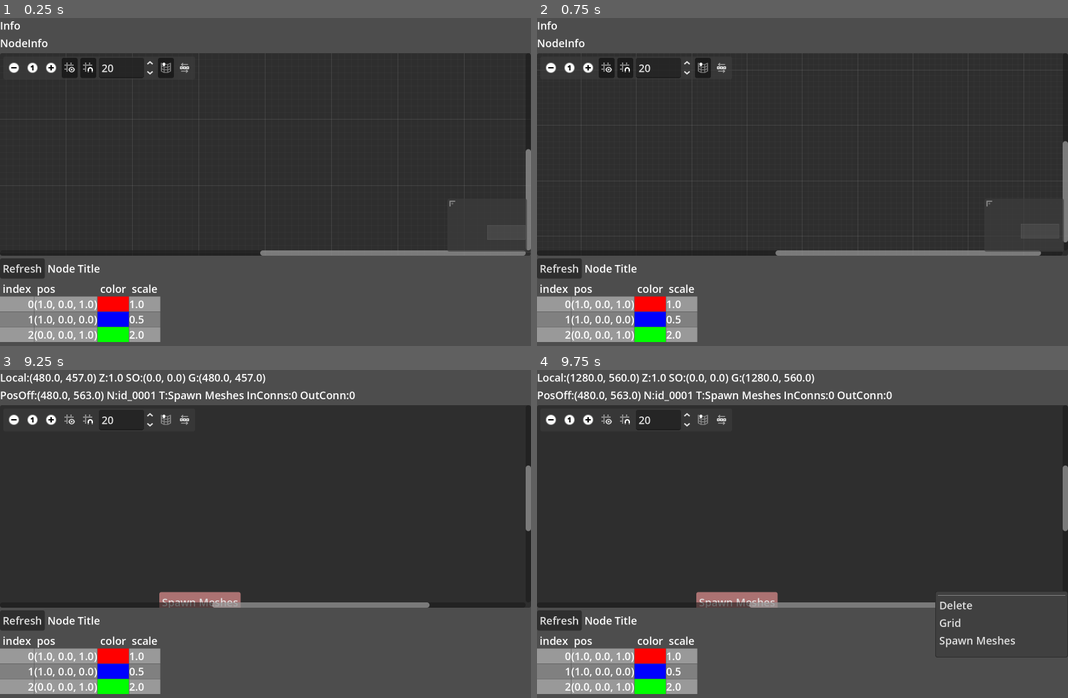
Above: before the commit, frames 1-4 (two rows, left to right).
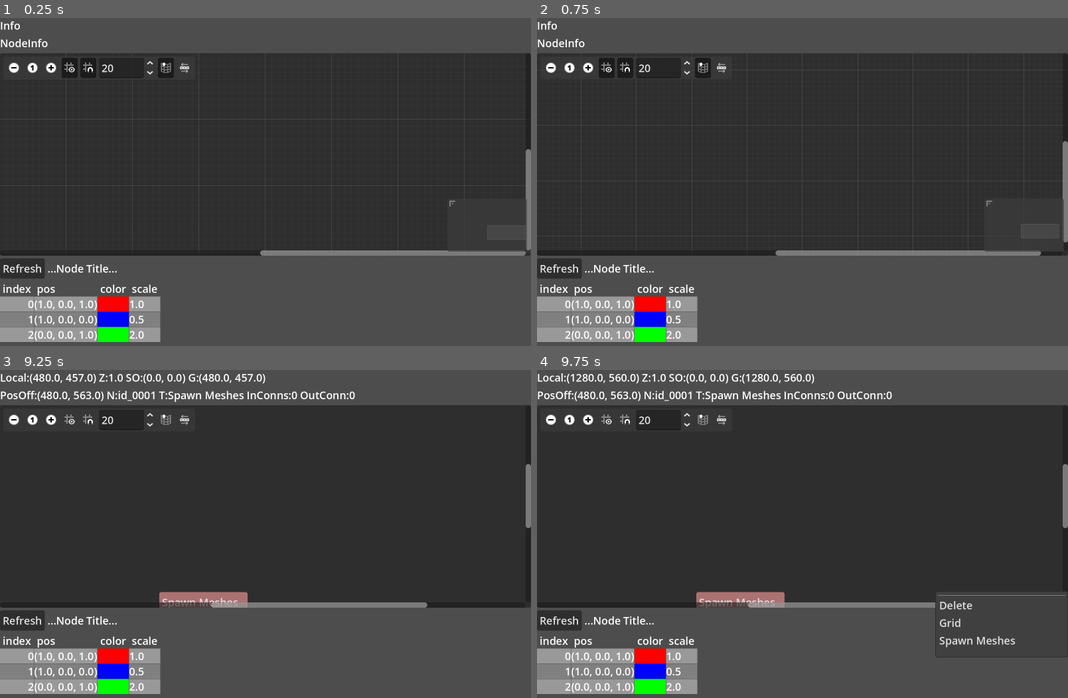
Above: after the commit, the same moments.

Repository: yabadabu/godot_flow
Game: Godot game, scene res://flow_root.tscn
Same seed, same stepped clock (60 frames per second), same inputs: the game is played once before the commit and once after it.
Inputs (mouse positions are in pixels of both pictures, inside the frame that each line leads up to):
- Up to frame 1 (0.25 s): no input
- Up to frame 2 (0.75 s): click (552, 67) at 0.5 s
- Up to frame 3 (9.25 s): click (53, 419) at 1.25 s; click (69, 419) at 2 s; click (90, 419) at 2.75 s; click (164, 419) at 3.5 s; click (185, 419) at 4.25 s; click "Refresh" at 5 s; click (31, 419) at 5.75 s; tap Enter at 6.5, 8 s; move the mouse to (382, 524) at 6.52 s; hold D 6.53-7.28 s; tap X at 6.6, 8.85 s; click (382, 524) at 6.67 s; tap Space at 7.25, 8.75 s; move the mouse to (159, 556) at 7.27 s; hold A 7.28-8.03 s; tap C at 7.35 s; move the mouse to (318, 465) at 8.02 s; hold D from 8.03 s (still down); tap E at 8.1 s; move the mouse to (238, 609) at 8.77 s; click (238, 609) at 8.92 s
- Up to frame 4 (9.75 s): tap Enter at 9.5 s; move the mouse to (961, 589) at 9.52 s; release D at 9.53 s; hold A from 9.53 s (still down); tap C at 9.6 s

The runs differ from the first frame. In frame 1, 0.2% of the frame differs, in the area x 9-22%, y 75-78%; in frame 2, 0.2%; in frame 3, 0.3%, in the area x 9-100%, y 28-78%; in frame 4, 0.3%.

Commit message:
create connectors from meta description

Diff:
--- /dev/null
+++ b/connectors_row.tscn
@@ -0,0 +1,17 @@
+[gd_scene format=3 uid="uid://bqsqn8mid7ofd"]
+
+[node name="ConnectorRows" type="HBoxContainer"]
+
+[node name="LabelIn" type="Label" parent="."]
+layout_mode = 2
+text = "IN"
+
+[node name="Spacer" type="Control" parent="."]
+custom_minimum_size = Vector2(32, 0)
+layout_mode = 2
+size_flags_horizontal = 3
+
+[node name="LabelOut" type="Label" parent="."]
+layout_mode = 2
+text = "OUT"
+horizontal_alignment = 2
--- a/data_inspector.tscn
+++ b/data_inspector.tscn
@@ -30,7 +30,7 @@
 [node name="LabelTitle" type="Label" parent="VBoxContainer/HBoxContainer"]
 unique_name_in_owner = true
 layout_mode = 2
-text = "Node Title"
+text = "...Node Title..."
 
 [node name="GridContainer" type="GridContainer" parent="VBoxContainer"]
 unique_name_in_owner = true
--- a/flow_node_base.gd
+++ b/flow_node_base.gd
@@ -30,6 +30,8 @@
 var inputs = []
 var outputs = []
 
+var connectors_row_prefab = preload( "res://connectors_row.tscn" )
+
 func _ready():
 	refreshInspectMark()
 	refreshDebugMark()
@@ -47,3 +49,29 @@
 func refreshInspectMark():
 	if control_inspect:
 		control_inspect.visible = inspect_enabled
+
+func initFromScript():
+	var meta = call("getMeta")
+
+	var ins = meta.get( "ins", [] )
+	var outs = meta.get( "outs", [] )
+	var num_ins = ins.size()
+	var num_outs = outs.size()
+	var num_rows = max( num_ins, num_outs )
+
+	for idx in range( 0, num_rows ):
+		var ctrl = connectors_row_prefab.instantiate()
+		add_child( ctrl )
+		var lbl_in = ctrl.get_child(0) as Label
+		var lbl_out = ctrl.get_child(2) as Label
+		if idx < num_ins:
+			lbl_in.text = ins[ idx ].label
+			set_slot_enabled_left( idx + 1, true )
+		else:
+			lbl_in.text = ""
+
+		if idx < num_outs:
+			lbl_out.text = outs[ idx ].label
+			set_slot_enabled_right( idx + 1, true )
+		else:
+			lbl_out.text = ""
--- a/flow_node_base.tscn
+++ b/flow_node_base.tscn
@@ -3,8 +3,7 @@
 [ext_resource type="Script" uid="uid://4epcqfovpgk7" path="res://flow_node_base.gd" id="1_o2v65"]
 
 [node name="FlowNodeBase" type="GraphNode"]
-visible = false
-offset_right = 148.0
+offset_right = 208.0
 offset_bottom = 158.0
 title = "Title"
 slot/0/left_enabled = false
@@ -16,15 +15,6 @@
 slot/0/right_color = Color(1, 1, 1, 1)
 slot/0/right_icon = null
 slot/0/draw_stylebox = true
-slot/1/left_enabled = true
-slot/1/left_type = 0
-slot/1/left_color = Color(1, 1, 1, 1)
-slot/1/left_icon = null
-slot/1/right_enabled = true
-slot/1/right_type = 0
-slot/1/right_color = Color(1, 1, 1, 1)
-slot/1/right_icon = null
-slot/1/draw_stylebox = true
 script = ExtResource("1_o2v65")
 
 [node name="HBoxContainer" type="HBoxContainer" parent="."]
@@ -58,20 +48,3 @@
 offset_bottom = -68.0
 size_flags_horizontal = 0
 color = Color(0, 1, 1, 1)
-
-[node name="HBoxContainer2" type="HBoxContainer" parent="."]
-layout_mode = 2
-
-[node name="LabelIn" type="Label" parent="HBoxContainer2"]
-layout_mode = 2
-text = "In"
-
-[node name="Spacer" type="Control" parent="HBoxContainer2"]
-custom_minimum_size = Vector2(32, 0)
-layout_mode = 2
-size_flags_horizontal = 3
-
-[node name="LabelOut" type="Label" parent="HBoxContainer2"]
-layout_mode = 2
-text = "Out"
-horizontal_alignment = 2
--- a/flow_nodes/grid.gd
+++ b/flow_nodes/grid.gd
@@ -4,6 +4,12 @@
 @export var y : int = 4
 @export var z : int = 1
 @export var step : Vector3 = Vector3( 1.0, 1.0, 1.0 )
+
+func getMeta() -> Dictionary :
+	return {
+		"ins" : [],
+		"outs" : [{ "label" : "Out" }],
+	}
 
 func getTitle() -> String:
 	return "Grid"
--- a/flow_nodes/grid.tscn
+++ /dev/null
@@ -1,28 +0,0 @@
-[gd_scene format=3 uid="uid://bj40dgld5ao1t"]
-
-[node name="Grid" type="GraphNode"]
-offset_right = 130.0
-offset_bottom = 78.0
-title = "Grid Points"
-slot/0/left_enabled = false
-slot/0/left_type = 0
-slot/0/left_color = Color(1, 1, 1, 1)
-slot/0/left_icon = null
-slot/0/right_enabled = true
-slot/0/right_type = 0
-slot/0/right_color = Color(1, 1, 1, 1)
-slot/0/right_icon = null
-slot/0/draw_stylebox = true
-
-[node name="HBoxContainer" type="HBoxContainer" parent="."]
-layout_mode = 2
-
-[node name="Control" type="Control" parent="HBoxContainer"]
-custom_minimum_size = Vector2(40, 0)
-layout_mode = 2
-
-[node name="LabelRight" type="Label" parent="HBoxContainer"]
-layout_mode = 2
-size_flags_horizontal = 3
-text = "Out"
-horizontal_alignment = 2
--- a/flow_nodes/spawn_meshes.gd
+++ b/flow_nodes/spawn_meshes.gd
@@ -1,6 +1,12 @@
 extends FlowNodeBase
 
 @export var value : float = 2.0
+
+func getMeta() -> Dictionary :
+	return {
+		"ins" : [{ "label" : "In" }],
+		"outs" : [{ "label" : "Out" }, { "label" : "Removed" }],
+	}
 
 func getTitle() -> String:
 	return "Spawn Meshes"
--- a/flow_root.gd
+++ b/flow_root.gd
@@ -126,6 +126,7 @@
 	node.name = getNewName()
 	node.position_offset = localToGraphCoords(local_drop_position)
 	node.title = node.getTitle()
+	node.initFromScript()
 	#node.size.x = 400
 	gedit.add_child(node)
 
